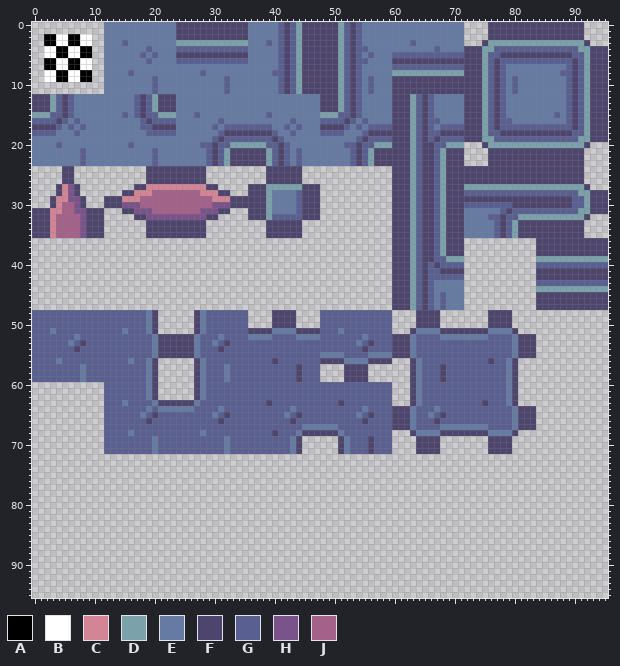
Sprite sheet -- TowerOfDreams/tilesets/tTileset/output_tileset.png. That is the earlier state.
The file is 96x96 pixels.
Palette (. is transparent): A #000000  B #ffffff  C #d38595  D #7ba1ab  E #657ba3  F #4d456d  G #5a5f92  H #795389  J #a4628a
After:
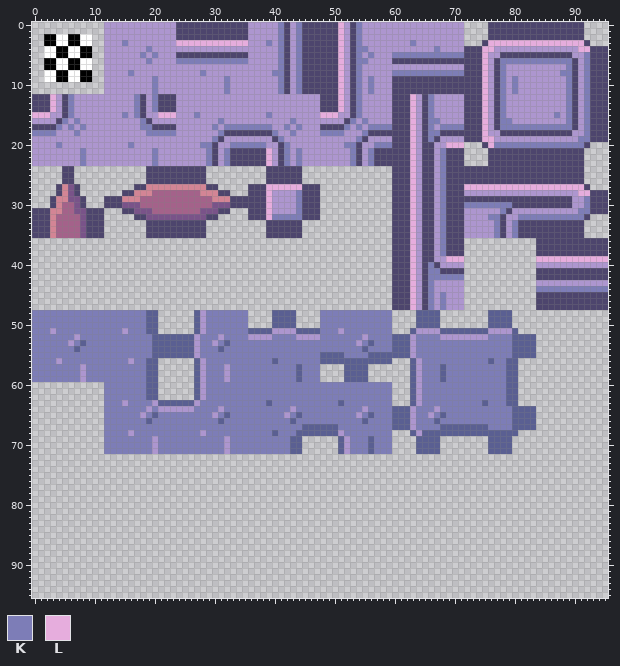
Colours new in this view: K #7d7db7  L #e6addd
Difference:
colour E: #657ba3 -> #ad96cf
Changed rows in their new state; - is a pixel that keeps its letter.
first column x 0:
 0 -----------------------------------------K-EK------LE-K-----------------------------------------
 1 -----------------------------------------K-EK------LE-K-----------------------------------------
 2 -----------------------------------------K-EK------LE-K-----------------------------------------
 3 ---------------K--------LLLLLLLLLLLL---K-K-EK------LE-K--------K------------LLLLLLLLLLLLLLLL----
 4 -------------------K----EEEEEEEEEEEE-----K-EK------LE-KK-----------K-------LLEEEEEEEEEEEEEELL---
 5 ------------------K-K--------------------K-EK------LE-K-K---KKKKKKKKKKKK---LEE------------EEK---
 6 -------------------K----KKKKKKKKKKKK-----K-EK------LE-KK-------------------LE-KKKKKKKKKKKK-EK---
 7 -----------------------------------------K-EK------LE-K-----EEEEEEEEEEEE---LE-K----------K-EK---
 8 ----------------K-----------K-----------KK-EK------LE-K-----KKKKKKKKKKKK---LE-K---------KK-EK---
 9 --------------------K-----------K--------K-EK------LE-K-K------------------LE-K-K--------K-EK---
10 --------------------K-----------K--------K-EK------LE-K-K------------------LE-K-K--------K-EK---
11 --------------------K-----------K--------K-EK------LE-K-K------------------LE-K-K--------K-EK---
12 ---LE-K----------K-EK------------------------------LE-K--------LE-K--------LE-K----------K-EK---
13 ---LE-K----------K-EK------------------------------LE-K--------LE-K--------LE-K----------K-EK---
14 ---LE-K----------K-EK------------------------------LE-K--------LE-K--------LE-K----------K-EK---
15 LLLEE-K--------K-K-EELLL---K-----------K--------LLLEE-K--------LE-K--------LE-K--------K-K-EK---
16 EEEE-K-K----------K-EEEE-------K-----------K----EEEE-K-K-------LE-KK-------LE-KK---------K-EK---
17 ----K-K-K---------KK----------K-KKKKKKKK--K-K-------K-K-KKKK---LE-K-KKKK---LE-KKKKKKKKKKKK-EK---
18 KKKK---K-----------KKKKK-------K--------K--K----KKKK---K-------LE-KK-------LEE------------EEK---
19 ------------------------------K-EEEEEEEE-K------------K-EEEE---LE-K-EEEE---LLEEEEEEEEEEEEEEKK---
20 ----K-----------K-----------KK-EEKKKKKKEE-K---------KK-EEKKK---LE--EELLL----LKKKKKKKKKKKKKKK----
21 --------K-----------K--------K-EK------LE-K-K--------K-EK------LE--EK---------------------------
22 --------K-----------K--------K-EK------LE-K-K--------K-EK------LE--EK---------------------------
23 --------K-----------K--------K-EK------LE-K-K--------K-EK------LE--EK---------------------------
24 ---------------------------------------------------------------LE--EK---------------------------
25 ---------------------------------------------------------------LE--EK---------------------------
26 ---------------------------------------------------------------LE--EK---------------------------
27 ---------------------------------------LLLLLL------------------LE--EK---LLLLLLLLLLLLLLLLLLLL----
28 ---------------------------------------L----K------------------LE--EK---EEEEEEEEEEEEEEEEEEELL---
29 ---------------------------------------L----K------------------LE--EK---------------------EEK---
30 ---------------------------------------L----K------------------LE--EK---KKKKKKKK----------EEK---
31 ---------------------------------------L----K------------------LE--EK---------K-EEEEEEEEEEEKK---
32 ---------------------------------------LKKKKK------------------LE--EK-------KK-EEKKKKKKKKKKK----
33 ---------------------------------------------------------------LE--EK--------K-EK---------------
34 ---------------------------------------------------------------LE--EK--------K-EK---------------
35 ---------------------------------------------------------------LE--EK--------K-EK---------------
36 ---------------------------------------------------------------LE--EK---------------------------
37 ---------------------------------------------------------------LE--EK---------------------------
38 ---------------------------------------------------------------LE--EK---------------------------
39 ---------------------------------------------------------------LE--EELLL------------LLLLLLLLLLLL
40 ---------------------------------------------------------------LE-K-EEEE------------EEEEEEEEEEEE
41 ---------------------------------------------------------------LE-KK----------------------------
42 ---------------------------------------------------------------LE-KKKKKK------------------------
43 ---------------------------------------------------------------LE-K-----------------EEEEEEEEEEEE
44 ---------------------------------------------------------------LE-K-----------------KKKKKKKKKKKK
45 ---------------------------------------------------------------LE-K-K---------------------------
46 ---------------------------------------------------------------LE-K-K---------------------------
47 ---------------------------------------------------------------LE-K-K---------------------------
48 KKKKKKKKKKKKKKKKKKKGG------G-KKKKKKK----GGGG----KKKKKKKKKKKK----GGGG--------GGGG----------------
49 KKKKKKKKKKKKKKKKKKKGG------G-KKKKKKK----GGGG----KKKKKKKKKKKK----GGGG--------GGGG----------------
50 KKKKKKKKKKKKKKKKKKKGG------G-KKKKKKK----GGGG----KKKKKKKKKKKK----GGGG--------GGGG----------------
51 KKK-KKKKKKKKKKK-KKKGG------G-KKKKKKKGGGG----GGGGKKK-KKKKKKKK---G----GGGGGGGG----G---------------
52 KKKKKKK-KKKKKKKKKKKKGGGGGGG-KKK-KKKK----KKKK----KKKKKKK-KKKKGGG-KKKK--------KKKKGGGG------------
53 KKKKKK-KGKKKKKKKKKKKGGGGGGG-KK-KGKKKKKKKKKKKKKKKKKKKKK-KGKKKGGG-KKKKKKKKKKKKKKKKGGGG------------
54 KKKKKKKGKKKKKKKKKKKKGGGGGGG-KKKGKKKKKKKKKKKKKKKKKKKKKKKGKKKKGGG-KKKKKKKKKKKKKKKKGGGG------------
55 KKKKKKKKKKKKKKKKKKKKGGGGGGG-KKKKKKKKKKKKKKKKKKKKGGGGKKKKGGGGGGG-KKKKKKKKKKKKKKKKGGGG------------
56 KKKK-KKKKKKKKKKK-KKGG------G-KKKKKKKKKKKGKKKKKKKGGGGGGGGGGGG---G-KKKKKKKKKKKGKKGG---------------
57 KKKKKKKK-KKKKKKKKKKGG------G-KKK-KKKKKKKKKKKGKKK----GGGG-------G-KKKGKKKKKKKKKKGG---------------
58 KKKKKKKK-KKKKKKKKKKGG------G-KKK-KKKKKKKKKKKGKKK----GGGG-------G-KKKGKKKKKKKKKKGG---------------
59 KKKKKKKK-KKKKKKKKKKGG------G-KKK-KKKKKKKKKKKGKKK----GGGG-------G-KKKGKKKKKKKKKKGG---------------
60 ------------KKKKKKKGG------G-KKKKKKKKKKKKKKKKKKKKKKKKKKKKKKK---G-KKKKKKKKKKKKKKGG---------------
61 ------------KKKKKKKGG------G-KKKKKKKKKKKKKKKKKKKKKKKKKKKKKKK---G-KKKKKKKKKKKKKKGG---------------
62 ------------KKKKKKKGG------G-KKKKKKKKKKKKKKKKKKKKKKKKKKKKKKK---G-KKKKKKKKKKKKKKGG---------------
63 ------------KKK-KKKK-GGGGGG-KKKKKKKKKKKGKKKKKKKKKKKGKKKKKKKK---G-KKKKKKKKKKGKKKGG---------------
64 ------------KKKKKKK-K------KKKK-KKKKKKKKKKK-KKKKKKKKKKK-KKKKGGG-KKK-KKKKKKKKKKKKGGGG------------
65 ------------KKKKKK-KGKKKKKKKKK-KGKKKKKKKKK-KGKKKKKKKKK-KGKKKGGG-KK-KGKKKKKKKKKKKGGGG------------
66 ------------KKKKKKKGKKKKKKKKKKKGKKKKKKKKKKKGKKKKKKKKKKKGKKKKGGG-KKKGKKKKKKKKKKKKGGGG------------
67 ------------KKKKKKKKKKKKKKKKKKKKKKKKKKKKKKKKKGGGGGGKKKKKKKKKGGG-KKKKGGGGGGGGKKKKGGGG------------
68 ------------KKKK-KKKKKKKKKKK-KKKKKKKKKKKGKKKGGGGGGG-KKKKKKKK---G-GGGGGGGGGGGGGGGG---------------
69 ------------KKKKKKKK-KKKKKKKKKKK-KKKKKKKKKKGG------G-KKKGKKK----GGGG--------GGGG----------------
70 ------------KKKKKKKK-KKKKKKKKKKK-KKKKKKKKKKGG------G-KKKGKKK----GGGG--------GGGG----------------
71 ------------KKKKKKKK-KKKKKKKKKKK-KKKKKKKKKKGG------G-KKKGKKK----GGGG--------GGGG----------------
Boxes around the changes in both pictures, in picture pixels (x1, y1, x2, y2):
changed: (32, 22, 608, 454)
